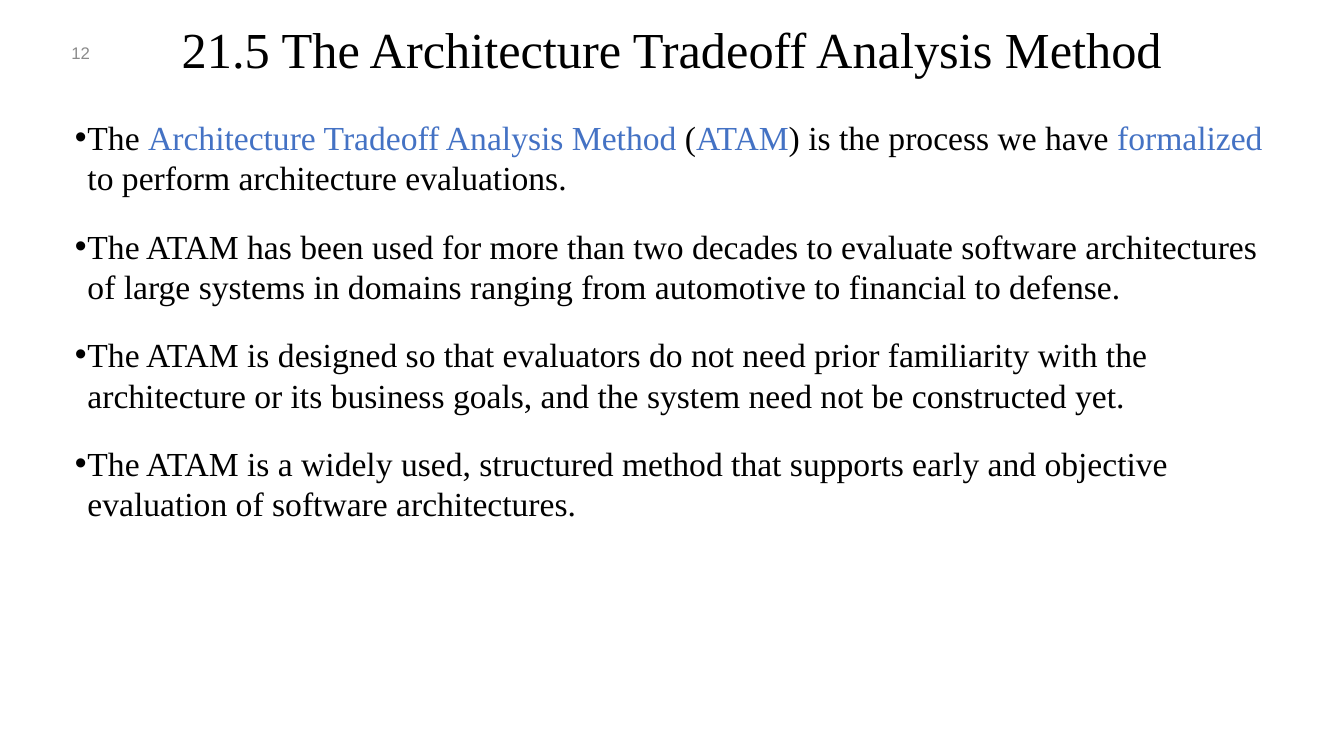
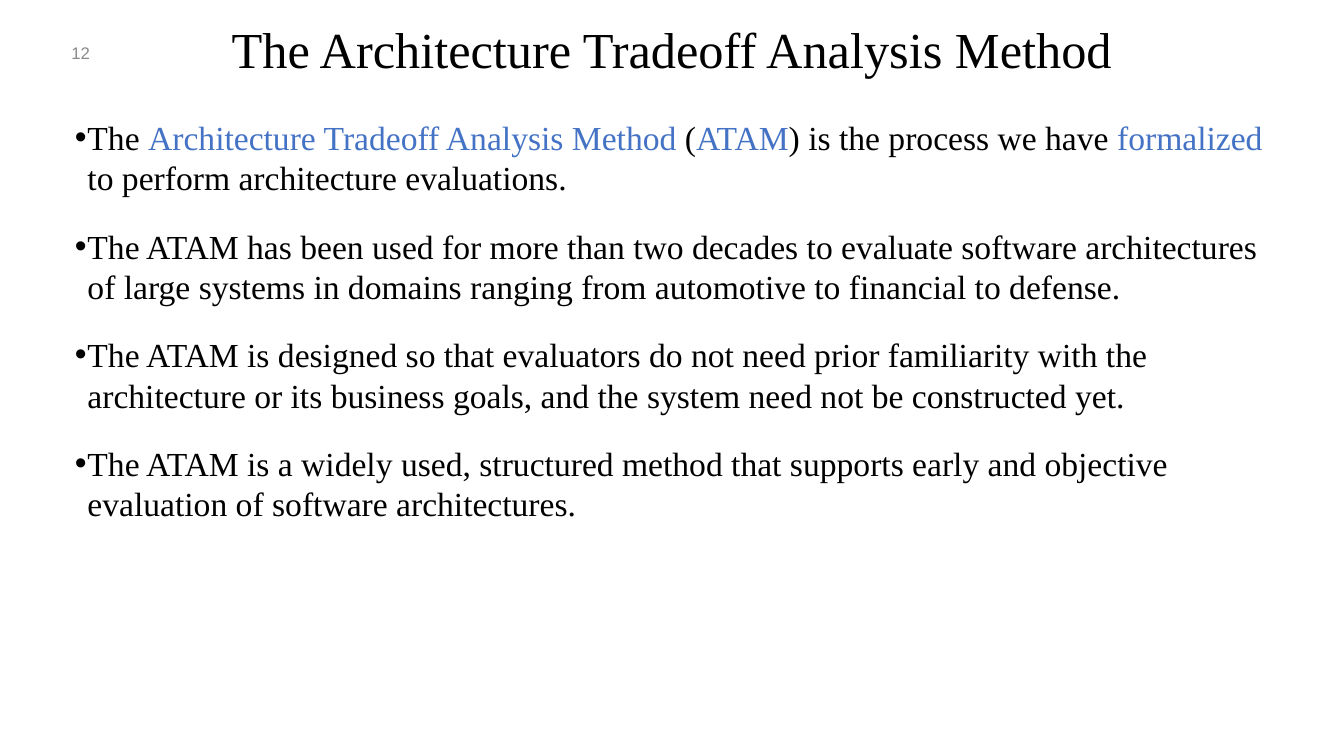
Before and after one commit to mohamad-khorsandi/slides-of-software-architecture-in-practice-4th-ed, a slide deck: slide 12 of chapter 21.pptx. Drawn at 1344x756 pixels with LibreOffice and Linux fonts; fonts in the diff are those of the drawing; background and template pictures are left out. Boxes give left, top, right and bottom in pixels: in the first picture for what was removed or moved away, otherwise in the second. Text is boxed around its words. In the diff, an @@ line names an element or a change of style, - is before the commit and + after.

```diff
--- a/chapter 21.pptx
+++ b/chapter 21.pptx
@@ title at (x1=232, y1=32, x2=1112, y2=79): text changed @@
-21.5 The Architecture Tradeoff Analysis Method
+The Architecture Tradeoff Analysis Method
```
Also in this commit, not shown: 8 other slides changed, 12 other files.
